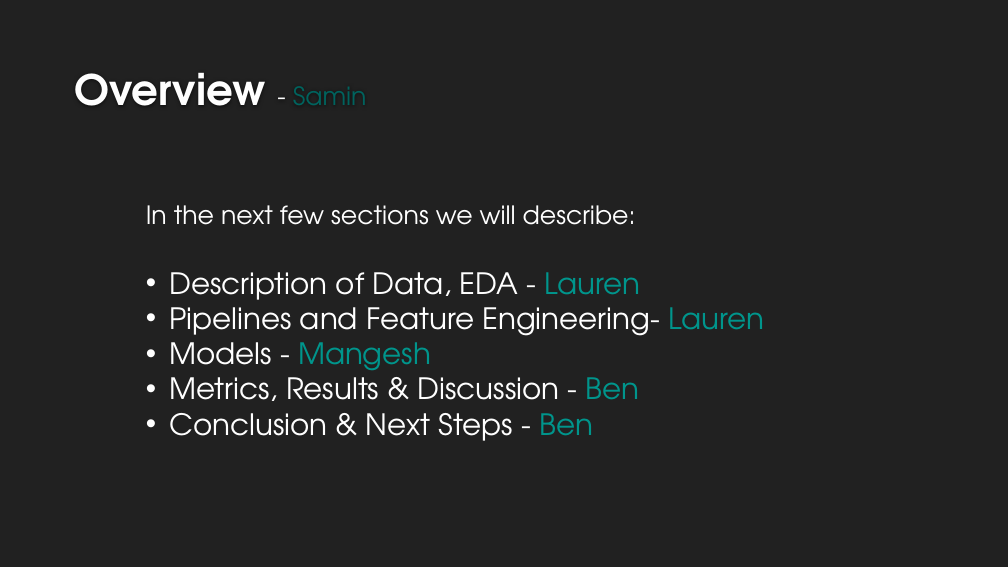
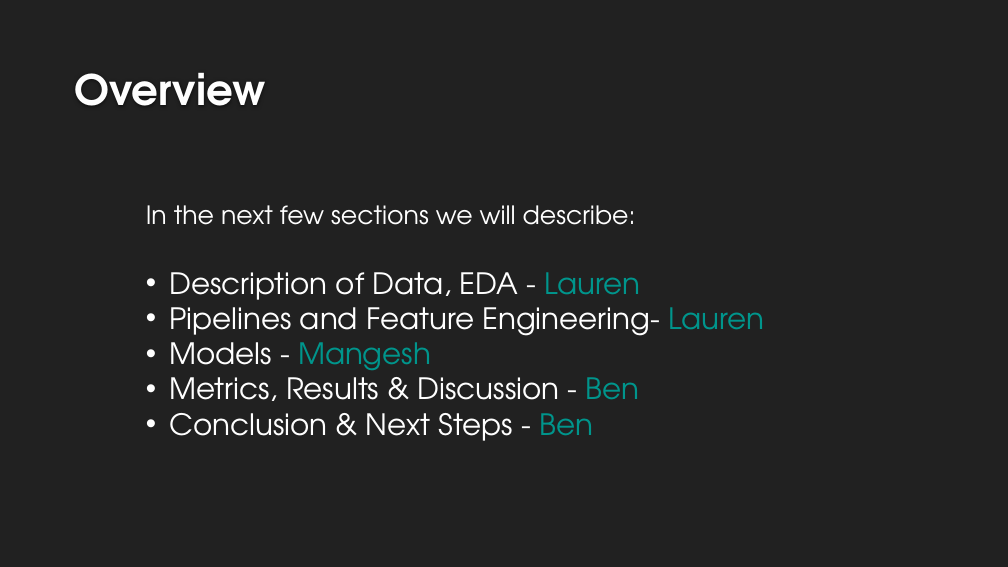
Before and after one commit to LaurenMadar/AML-finalgroup2, a slide deck: slide 3 of other/Group2_Phase1.pptx. Drawn at 1008x567 pixels with LibreOffice and Linux fonts; fonts in the diff are those of the drawing; background and template pictures are left out. Boxes give left, top, right and bottom in pixels: in the first picture for what was removed or moved away, otherwise in the second. Text is boxed around its words. In the diff, an @@ line names an element or a change of style, - is before the commit and + after.

```diff
--- a/other/Group2_Phase1.pptx
+++ b/other/Group2_Phase1.pptx
@@ title at (75, 72, 266, 106): text changed @@
-Overview - Samin
+Overview
```
Also in this commit, not shown: 3 other slides changed, 1 slide added.
